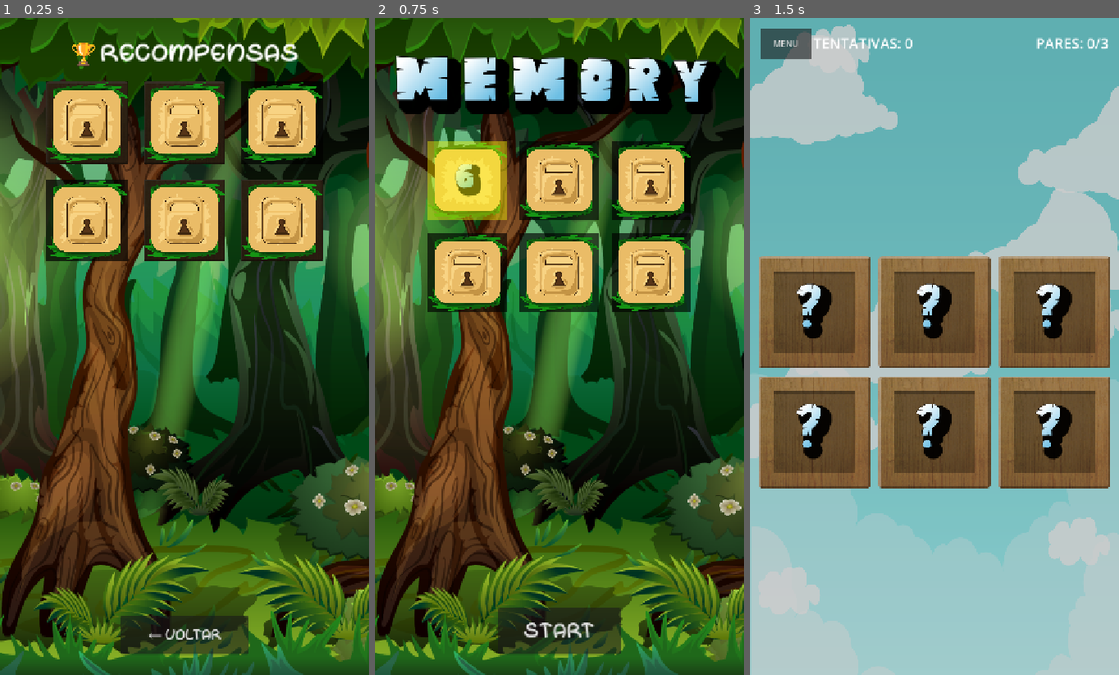
Above: before the commit, frames 1-3 (left to right).
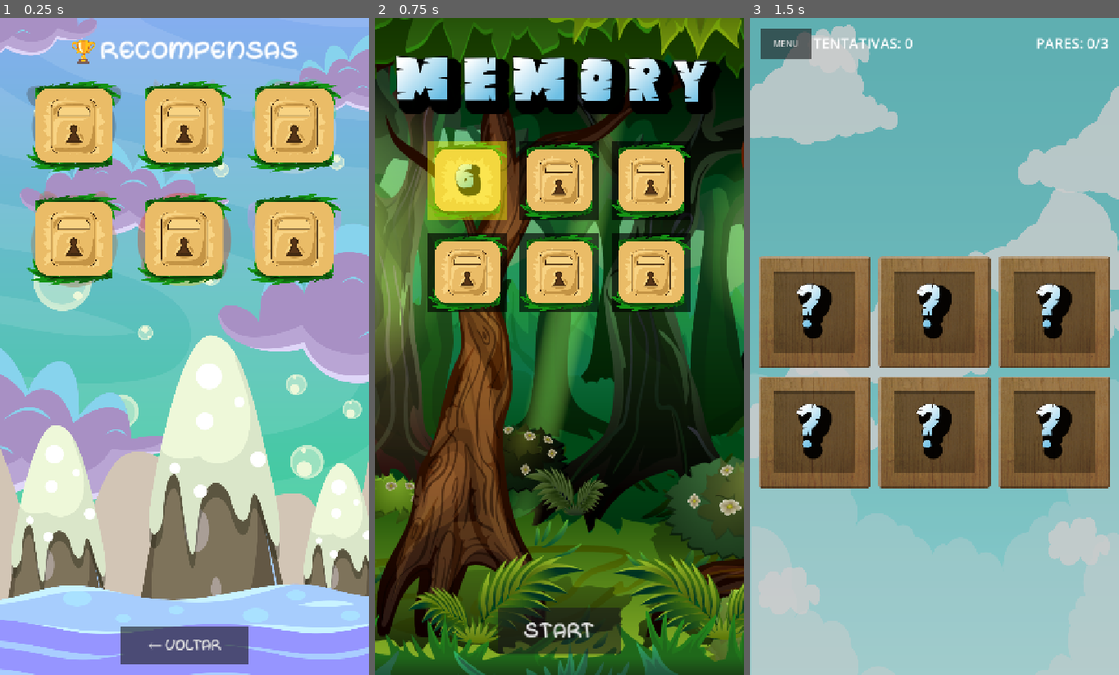
Above: after the commit, the same moments.

Repository: lamandu/memory-kids-animal
Game: Godot game, scene res://scenes/Rewards.tscn
The game is run twice, just before and just after one commit, with the same random seed, the same clock (stepped at 60 frames per second) and the same inputs. This scene is started directly instead of the project's main scene.
Inputs:
- Up to frame 1 (0.25 s): no input
- Up to frame 2 (0.75 s): click "← VOLTAR" at 0.5 s
- Up to frame 3 (1.5 s): click "START" at 1.25 s

The runs differ from the first frame. In frame 1, 95% of the frame differs, in the area x 0-100%, y 0-100%; in frame 2, nothing differs; in frame 3, nothing differs.

Commit message:
fix: cards aspect in rewards an backgroud img

Diff:
--- a/scripts/Rewards.gd
+++ b/scripts/Rewards.gd
@@ -5,6 +5,9 @@
 # Exactly 6 reward animals — those with sound files in assets/audio/animals/
 # Order matters: unlocked one per level beaten (1st level → cow, 2nd → dog, etc.)
 const ANIMALS: Array = ["cow", "dog", "frog", "horse", "parrot", "pig"]
+const FALLBACK_ANIMAL_TEX: String = "res://assets/ui/animal.png"
+# Agora os rewards usam um conjunto separado de sprites "puros"
+# (sem moldura) para não afetar as cartas do jogo.
 
 func _ready() -> void:
 	set_anchors_preset(Control.PRESET_FULL_RECT)
@@ -13,7 +16,8 @@
 func _build_ui() -> void:
 	# Background
 	var bg := TextureRect.new()
-	bg.texture = load("res://assets/ui/bg_cloulds.png")
+	# No original (Cocos), a scene de recompensas usava Textures/2.png.
+	bg.texture = load("res://assets/ui/bg_rewards.png")
 	bg.expand_mode = TextureRect.EXPAND_IGNORE_SIZE
 	bg.stretch_mode = TextureRect.STRETCH_SCALE
 	bg.set_anchors_preset(Control.PRESET_FULL_RECT)
@@ -24,8 +28,8 @@
 	vbox.set_anchors_preset(Control.PRESET_FULL_RECT)
 	vbox.set_anchor_and_offset(SIDE_LEFT,   0,  30)
 	vbox.set_anchor_and_offset(SIDE_RIGHT,  1, -30)
-	vbox.set_anchor_and_offset(SIDE_TOP,    0,  40)
-	vbox.set_anchor_and_offset(SIDE_BOTTOM, 1, -40)
+	vbox.set_anchor_and_offset(SIDE_TOP,    0,  35)
+	vbox.set_anchor_and_offset(SIDE_BOTTOM, 1, -20)
 	vbox.add_theme_constant_override("separation", 25)
 	add_child(vbox)
 
@@ -48,8 +52,9 @@
 	var grid := GridContainer.new()
 	grid.columns = 3
 	grid.size_flags_horizontal = Control.SIZE_SHRINK_CENTER
+	grid.size_flags_vertical = Control.SIZE_EXPAND_FILL
 	grid.add_theme_constant_override("h_separation", 30)
-	grid.add_theme_constant_override("v_separation", 30)
+	grid.add_theme_constant_override("v_separation", 35)
 	vbox.add_child(grid)
 
 	for i in range(ANIMALS.size()):
@@ -58,15 +63,21 @@
 
 		# Wrapper
 		var wrapper := Control.new()
-		wrapper.custom_minimum_size = Vector2(160, 160)
+		wrapper.custom_minimum_size = Vector2(185, 185)
+		wrapper.clip_contents = false
 		grid.add_child(wrapper)
 
 		# Animal image
-		var animal_path := "res://assets/animals/" + animal + ".png"
+		var animal_path := "res://assets/rewards_animals/" + animal + ".png"
 		var img := TextureRect.new()
 		if ResourceLoader.exists(animal_path):
 			img.texture = load(animal_path)
+		elif ResourceLoader.exists(FALLBACK_ANIMAL_TEX):
+			# Evita card "em branco" quando o sprite do animal não existe no assets/animals.
+			img.texture = load(FALLBACK_ANIMAL_TEX)
 		img.expand_mode = TextureRect.EXPAND_IGNORE_SIZE
+		# Como os rewards usam sprites puros (sem moldura), centraliza igual
+		# ao sapo.
 		img.stretch_mode = TextureRect.STRETCH_KEEP_ASPECT_CENTERED
 		img.set_anchors_preset(Control.PRESET_FULL_RECT)
 		img.mouse_filter = Control.MOUSE_FILTER_IGNORE
@@ -80,12 +91,9 @@
 			btn.pressed.connect(_on_animal_pressed.bind(animal))
 			wrapper.add_child(btn)
 		else:
-			# Semi-transparent dark overlay
-			var dim := ColorRect.new()
-			dim.color = Color(0, 0, 0, 0.70)
-			dim.set_anchors_preset(Control.PRESET_FULL_RECT)
-			dim.mouse_filter = Control.MOUSE_FILTER_IGNORE
-			wrapper.add_child(dim)
+			# Mantém a imagem "solta" (sem quadro/overlay escuro),
+			# mas deixa o animal visualmente desabilitado.
+			img.modulate = Color(1, 1, 1, 0.35)
 
 			# Lock icon — PRESET_FULL_RECT + aspect-centered = fills wrapper but keeps ratio
 			if lock_tex:
@@ -96,11 +104,6 @@
 				lock_img.set_anchors_preset(Control.PRESET_FULL_RECT)
 				lock_img.mouse_filter = Control.MOUSE_FILTER_IGNORE
 				wrapper.add_child(lock_img)
-
-	# Spacer
-	var sp := Control.new()
-	sp.size_flags_vertical = Control.SIZE_EXPAND_FILL
-	vbox.add_child(sp)
 
 	# Back button
 	var back_btn := Button.new()
Binary file added: assets/animals/frog.png
Not shown, added: assets/animals/frog.png.import
Binary file added: assets/animals/horse.png
Not shown, added: assets/animals/horse.png.import
Binary file added: assets/rewards_animals/cow.png
Not shown, added: assets/rewards_animals/cow.png.import
Binary file added: assets/rewards_animals/dog.png
Not shown, added: assets/rewards_animals/dog.png.import
Binary file added: assets/rewards_animals/frog.png
Not shown, added: assets/rewards_animals/frog.png.import
Binary file added: assets/rewards_animals/horse.png
Not shown, added: assets/rewards_animals/horse.png.import
(and 6 more such lines)
